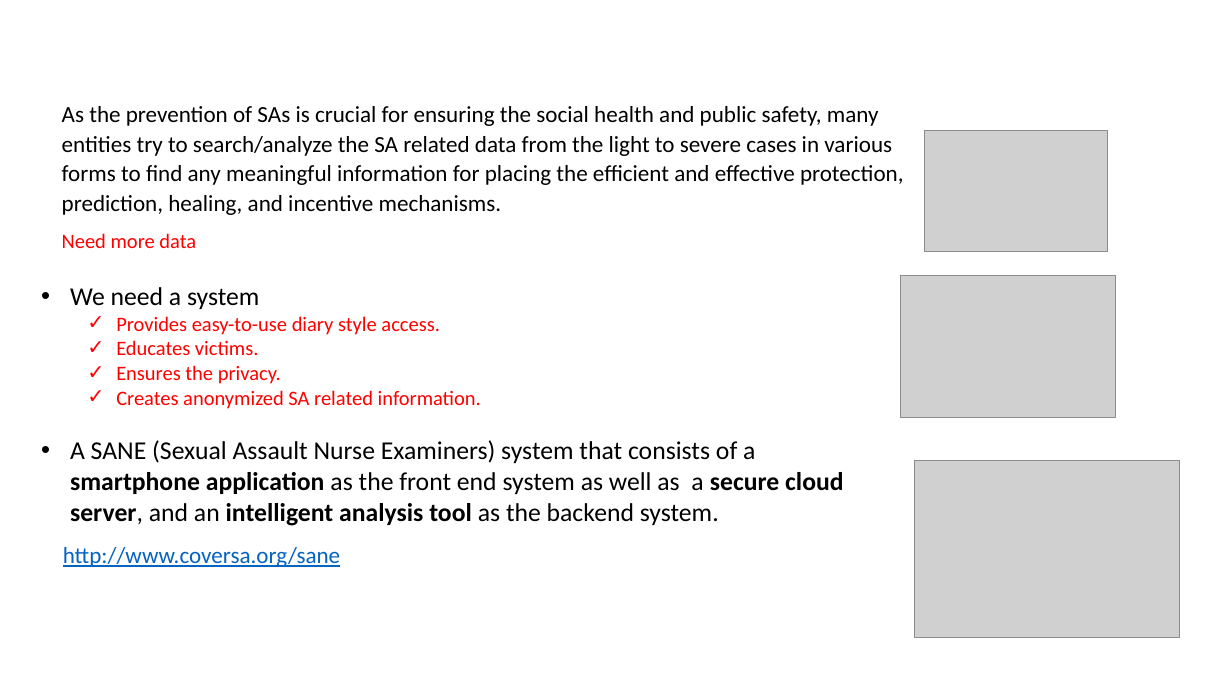
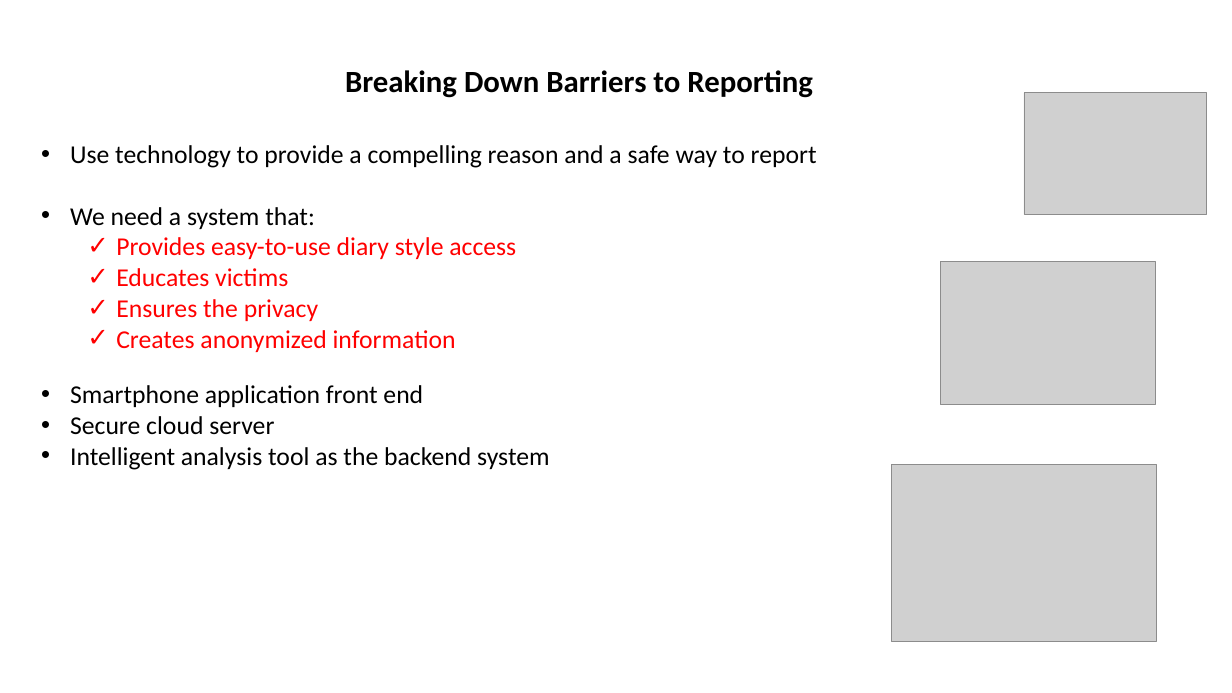
Before and after one commit to dshoemaker/sane-app, a slide deck: slide 4 of CS449/Sane-idea.pptx (slide 3 before the commit). Drawn at 1232x693 pixels with LibreOffice and Linux fonts; fonts in the diff are those of the drawing; grey boxes stand for pictures. Boxes give left, top, right and bottom in pixels: in the first picture for what was removed or moved away, otherwise in the second. Text is boxed around its words. In the diff, an @@ line names an element or a change of style, - is before the commit and + after.

```diff
--- a/CS449/Sane-idea.pptx
+++ b/CS449/Sane-idea.pptx
@@ text at (345,70,813,98): text changed; size 18 to 24 pt; bold on @@
-As the prevention of SAs is crucial for ensuring the social health and public safety, many entities try to search/analyze the SA related data from the light to severe cases in various forms to find any meaningful information for placing the efficient and effective protection, prediction, healing, and incentive mechanisms.
-Need more data
+Breaking Down Barriers to Reporting
@@ picture: place and size @@
-picture at (925,130,1108,252)
+picture at (1024,93,1207,215)
@@ text at (70,145,817,470): text changed @@
-• We need a system
-  ✓ Provides easy-to-use diary style access.
-  ✓ Educates victims.
-  ✓ Ensures the privacy.
-  ✓ Creates anonymized SA related information.
-• A SANE (Sexual Assault Nurse Examiners) system that consists of a smartphone application as the front end system as well as a secure cloud server, and an intelligent analysis tool as the backend system.
+• Use technology to provide a compelling reason and a safe way to report
+• We need a system that:
+  ✓ Provides easy-to-use diary style access
+  ✓ Educates victims
+  ✓ Ensures the privacy
+  ✓ Creates anonymized information
+• Smartphone application front end
+• Secure cloud server
+• Intelligent analysis tool as the backend system
@@ picture: place and size @@
-picture at (900,275,1116,418)
+picture at (941,262,1156,404)
@@ picture: place and size @@
-picture at (915,460,1179,638)
+picture at (892,465,1156,642)
@@ text removed at (63,547,340,567) @@
-http://www.coversa.org/sane
```
Also in this commit, not shown: 2 other slides changed, 1 slide added.
